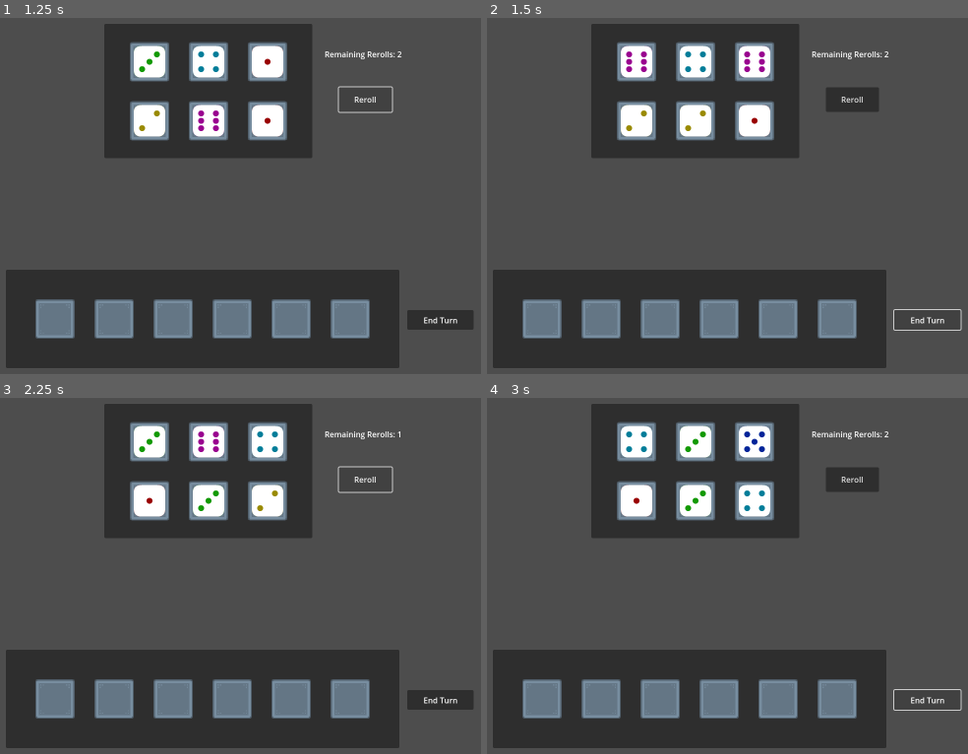
Above: before the commit, frames 1-4 (two rows, left to right).
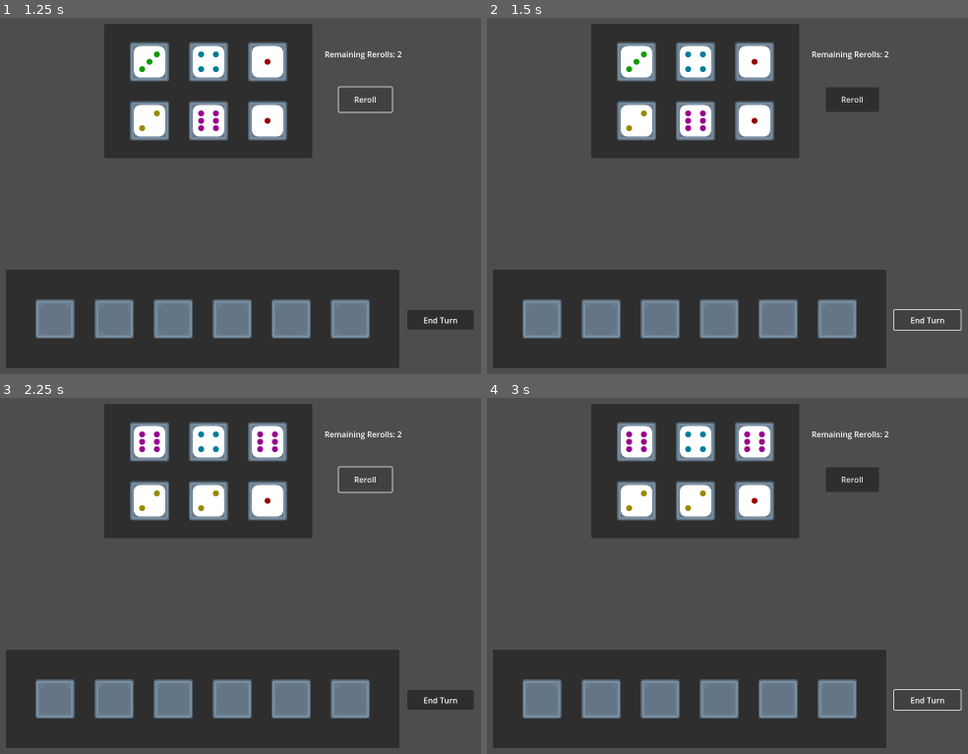
Above: after the commit, the same moments.

Repository: Greg-Rus/ChaosDice
Game: Godot game, scene res://scenes/main.tscn
The game is run twice, just before and just after one commit, with the same random seed, the same clock (stepped at 60 frames per second) and the same inputs.
Inputs:
- Up to frame 1 (1.25 s): click "Reroll" at 0.5 s
- Up to frame 2 (1.5 s): click "End Turn" at 1.25 s
- Up to frame 3 (2.25 s): click "Reroll" at 2 s
- Up to frame 4 (3 s): click "End Turn" at 2.75 s

Frame 1 is identical in both runs. In frame 2, 0.4% of the frame differs, in the area x 28-58%, y 9-32%; in frame 3, 0.6%; in frame 4, 0.6%.

Commit message:
cleaned up events a bit

Diff:
--- a/project.godot
+++ b/project.godot
@@ -12,7 +12,7 @@
 
 config/name="Chaos Dice"
 run/main_scene="res://scenes/main.tscn"
-config/features=PackedStringArray("4.2", "Forward Plus")
+config/features=PackedStringArray("4.3", "Forward Plus")
 config/icon="res://icon.svg"
 
 [autoload]
--- /dev/null
+++ b/rules_engine.gd
@@ -0,0 +1,6 @@
+extends Node
+class_name RulesEngine
+
+func _ready():
+	pass
+	#EventtBus.end_turn_clicked
--- a/scenes/lock_zone.gd
+++ b/scenes/lock_zone.gd
@@ -4,8 +4,8 @@
 var next_free_slot_index = 0
 
 func _ready():
-	EventBus.free_die_selected.connect(on_free_died_selected)
-	EventBus.end_turn.connect(on_end_turn)
+	EventBus.die_locked.connect(on_die_locked)
+	EventBus.end_turn_clicked.connect(on_end_turn)
 
 func getSlotByIndex(index: int) -> Control:
 	return dieSlots[index]
@@ -16,9 +16,9 @@
 	return slot
 
 func _on_end_turn_button_pressed():
-	EventBus.end_turn.emit()
+	EventBus.end_turn_clicked.emit()
 
-func on_free_died_selected(die:Die):
+func on_die_locked(die:Die):
 	die.reparent(get_next_free_slot())
 	var destination = Vector2(8, 8)
 	var tween = get_tree().create_tween()
--- a/scenes/main.gd
+++ b/scenes/main.gd
@@ -14,8 +14,8 @@
 
 func _ready():
 	EventBus.die_clicked.connect(on_die_clicked)
-	EventBus.re_roll.connect(on_re_roll)
-	EventBus.end_turn.connect(on_end_turn)
+	EventBus.re_roll_clicked.connect(do_re_roll)
+	EventBus.end_turn_clicked.connect(on_end_turn)
 	EventBus.on_remaining_re_rolls_changed.emit(re_rolls_remaining)
 
 	for i in initial_die_count:
@@ -27,20 +27,23 @@
 func on_die_clicked(die : Die):
 	if free_dice.has(die.die_id):
 		lock_die(die)
-		EventBus.free_die_selected.emit(die)
 	else:
 		EventBus.locked_die_selected.emit(die)
 
 func lock_die(die : Die):
 	free_dice.erase(die.die_id)
 	locked_dice[die.die_id] = die
+	EventBus.die_locked.emit(die)
 
-func on_re_roll():
+func do_re_roll():
 	if(re_rolls_remaining == 0):
 		return
 	re_rolls_remaining -= 1
 	EventBus.on_remaining_re_rolls_changed.emit(re_rolls_remaining)
+	roll_free_dice()
+	EventBus.dice_rolled.emit()
 
+func roll_free_dice():
 	for die_id in free_dice.keys():
 		var die = free_dice[die_id] as Die
 		die.roll()
@@ -52,4 +55,7 @@
 		free_dice[die.die_id] = die
 	locked_dice.clear()
 	roll_zone.reset_dice(free_dice.values())
-	EventBus.re_roll.emit()
+	start_new_turn()
+
+func start_new_turn():
+	EventBus.turn_start.emit()
--- a/scenes/roll_zone.gd
+++ b/scenes/roll_zone.gd
@@ -23,7 +23,7 @@
 		die.reparent(slots[i], false)
 
 func _on_re_roll_button_pressed():
-	EventBus.re_roll.emit()
+	EventBus.re_roll_clicked.emit()
 
 func on_re_rolls_changed(re_rolls : int):
 	re_rolls_number_label.text = "Remaining Rerolls: " + str(re_rolls)
--- /dev/null
+++ b/scenes/rules_engine.tscn
@@ -0,0 +1,6 @@
+[gd_scene load_steps=2 format=3 uid="uid://clsq6sbpnroqw"]
+
+[ext_resource type="Script" path="res://rules_engine.gd" id="1_qvmpy"]
+
+[node name="RulesEngine" type="Node"]
+script = ExtResource("1_qvmpy")
--- a/services/event_bus.gd
+++ b/services/event_bus.gd
@@ -1,8 +1,13 @@
 extends Node
 
-signal re_roll
-signal end_turn
+#UI Input
 signal die_clicked(die)
-signal free_die_selected(die)
+signal re_roll_clicked
+signal end_turn_clicked
+#UI Update
+signal on_remaining_re_rolls_changed(re_roll_count : int)
+#Logic
 signal locked_die_selected(die)
-signal on_remaining_re_rolls_changed(re_roll_count : int)
+signal turn_start
+signal dice_rolled
+signal die_locked(die)
